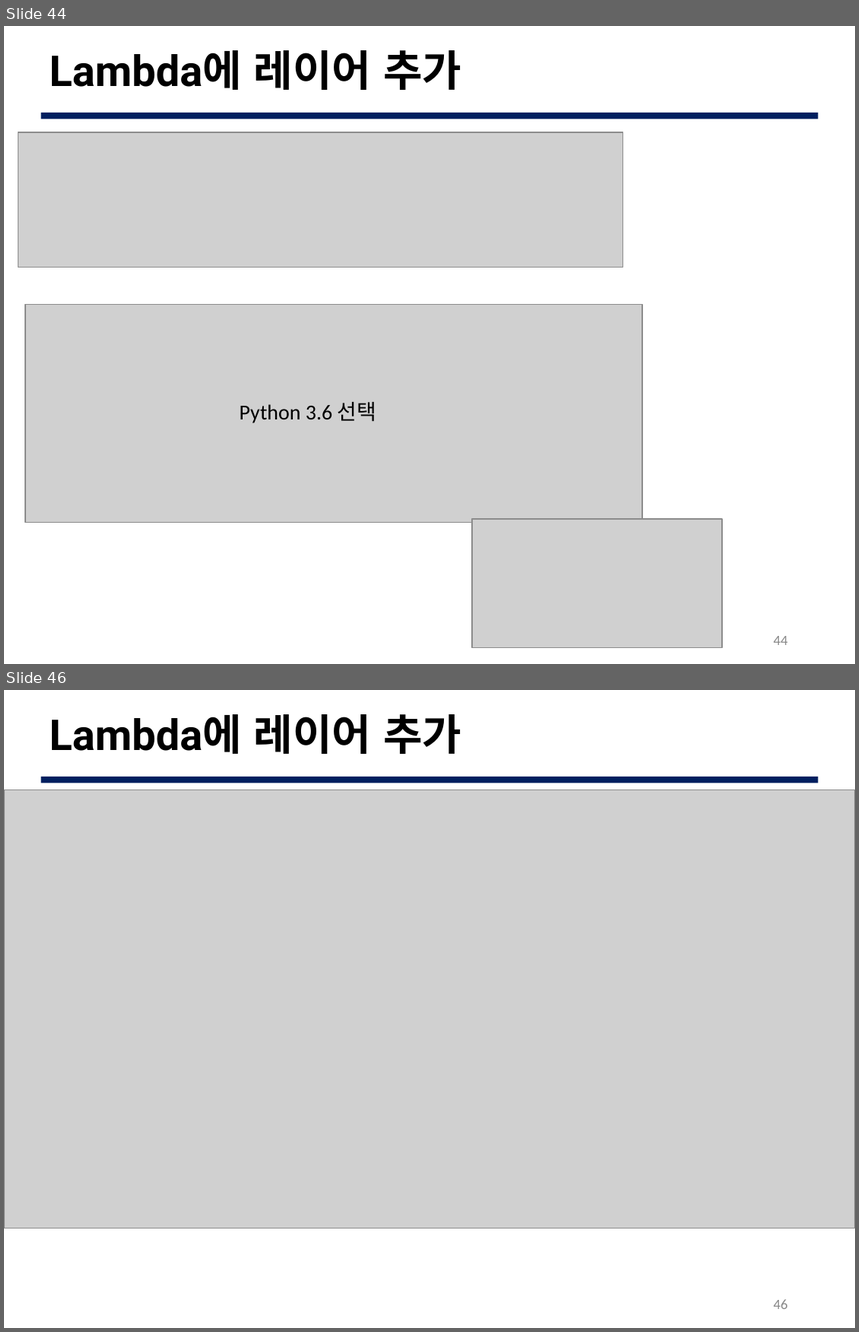
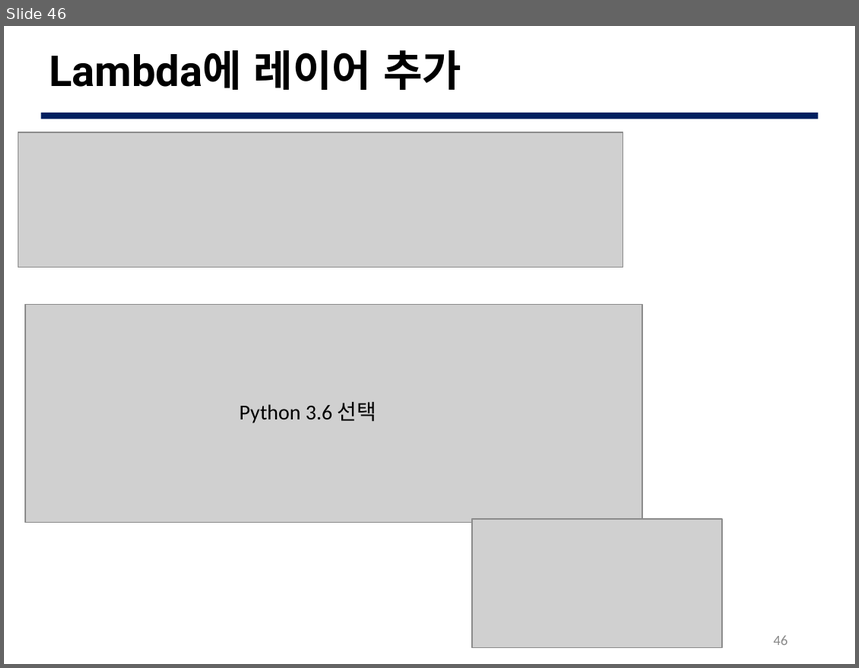
Before and after one commit to G0DCH/AWS_Rekognition_Slide, a slide deck: ppt/AWS Rekognition Slide.pptx. Shown one above the other, each under a label of ours: slides 44 and 46 before the commit, slide 46 after it; the slides between them are not shown. The pictures are 859x1332 and 859x668 pixels, drawn with LibreOffice and Linux fonts; fonts in the diff are those of the drawing; grey boxes stand for pictures; background and template pictures are left out. Boxes give left, top, right and bottom in pixels: in the first picture for what was removed or moved away, otherwise in the second. Text is boxed around its words. In the diff, an @@ line names an element or a change of style, - is before the commit and + after.

```diff
--- a/ppt/AWS Rekognition Slide.pptx
+++ b/ppt/AWS Rekognition Slide.pptx
@@ slide 46 removed at (4,690,855,1328), background #FFFFFF; not listed: 1 template element that a slide beside it also shows @@
@@ text removed at (50,714,462,754) @@
-Lambda에 레이어 추가
@@ picture removed at (4,790,855,1229) @@
@@ page number removed at (774,1300,788,1309) @@
-46
@@ what was slide 44 is now slide 46 @@
@@ page number at (774,636,788,645): text changed @@
-44
+46
```
Also in this commit, not shown: 37 slides changed, 3 slides added, 2 other slides removed.
